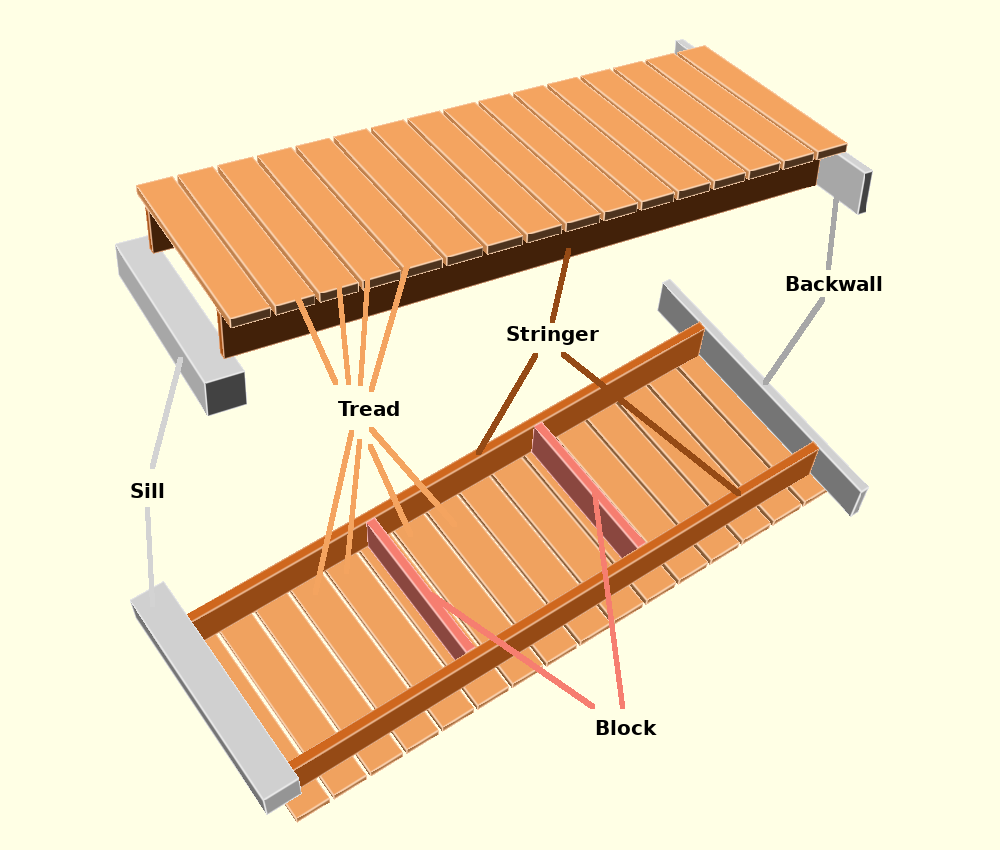
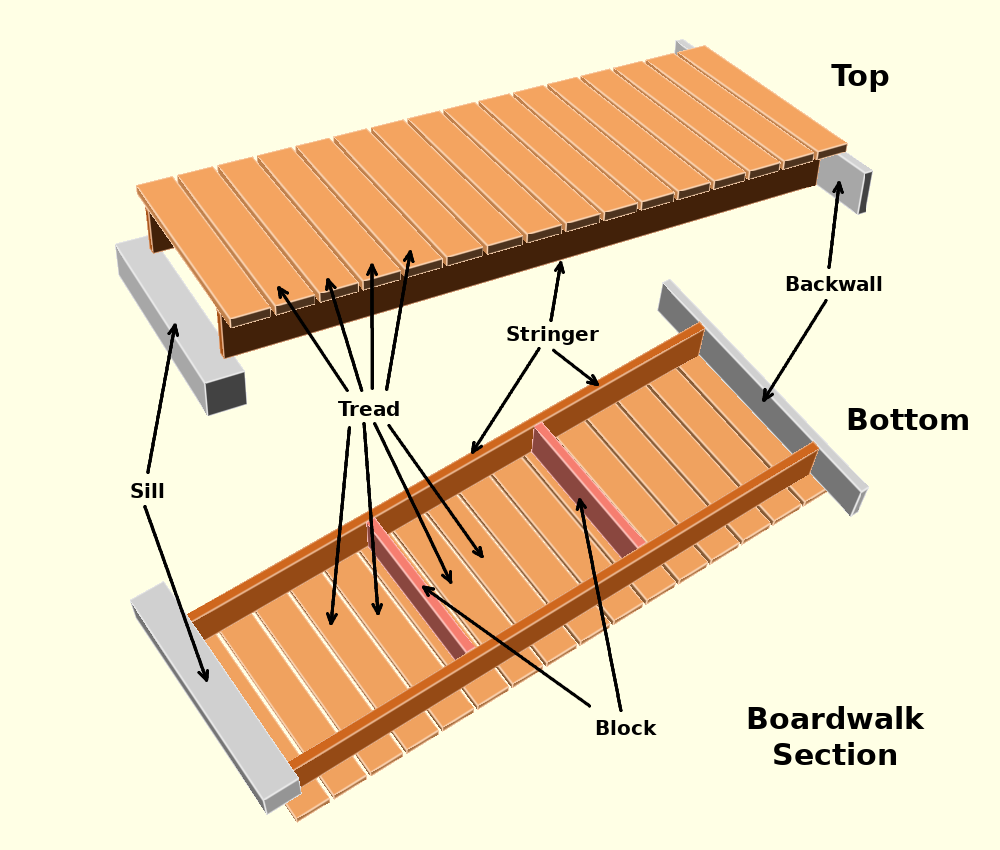
Comparing the layer stacks of the two w=1000, h=850 images. Changes:
removed layer "Block Pointer" over (428, 489, 625, 709)
removed layer "Sill Pointer" over (145, 357, 183, 607)
removed layer "Tread Pointer" over (295, 251, 457, 595)
removed layer "Stringer Pointer" over (476, 248, 741, 496)
removed layer "Backwall Pointer" over (763, 185, 840, 385)
added layer "Arrow #5" above "Arrow #6" over (575, 498, 623, 712)
added layer "Arrow #6" above "Arrow #15" over (422, 585, 591, 708)
added layer "Arrow #15" above "Arrow #16" over (146, 323, 179, 474)
added layer "Arrow #16" above "Bottom" over (143, 505, 209, 682)
added layer "Bottom" above "Top" over (848, 408, 968, 430)
added layer "Top" above "Boardwalk ..." over (831, 64, 889, 92)
added layer "Boardwalk ..." above "Arrow #7" over (748, 706, 925, 765)
added layer "Arrow #7" above "Arrow #8" over (277, 286, 349, 392)
added layer "Arrow #8" above "Arrow #9" over (325, 278, 364, 392)
added layer "Arrow #9" above "Arrow #11" over (366, 263, 378, 390)
added layer "Arrow #11" above "Arrow #12" over (326, 426, 351, 625)
added layer "Arrow #12" above "Arrow #13" over (362, 422, 383, 615)
added layer "Arrow #13" above "Arrow #14" over (373, 422, 453, 584)
added layer "Arrow #14" above "Arrow #10" over (387, 424, 484, 558)
added layer "Arrow #10" above "Arrow #2" over (385, 250, 415, 391)
added layer "Arrow #3" above "Arrow #4" over (471, 347, 541, 454)
added layer "Arrow #4" above "Arrow" over (552, 348, 599, 386)
added layer "Arrow" above "Arrow #1" over (827, 181, 844, 269)
added layer "Arrow #1" above "Sill" over (762, 299, 828, 402)
…and 1 more changes (1 added)
